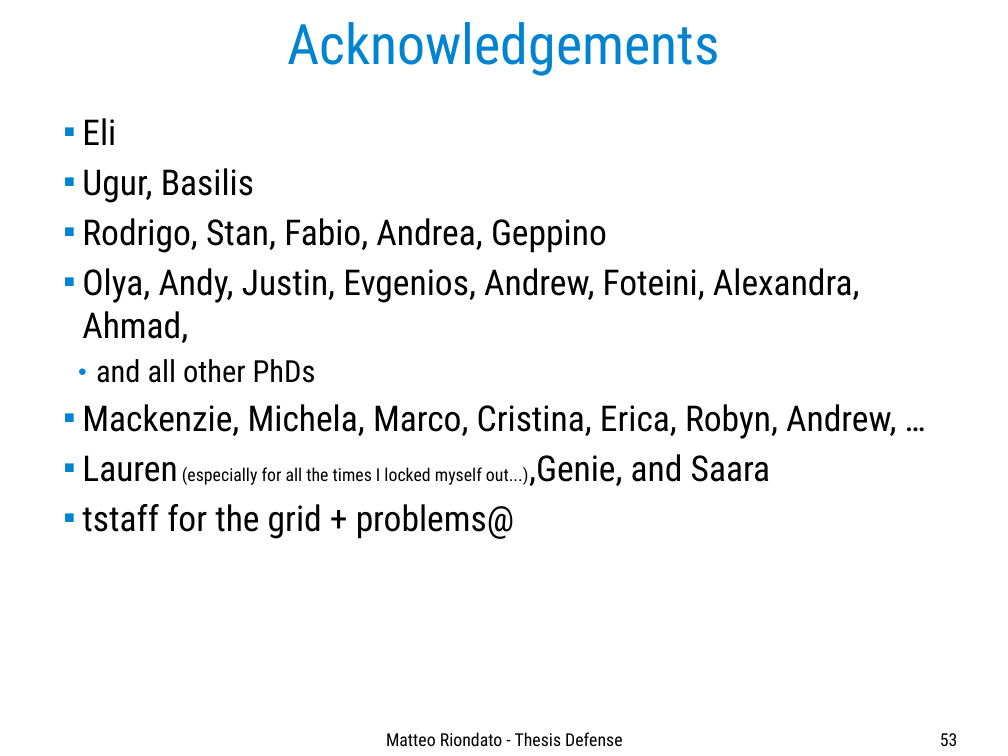
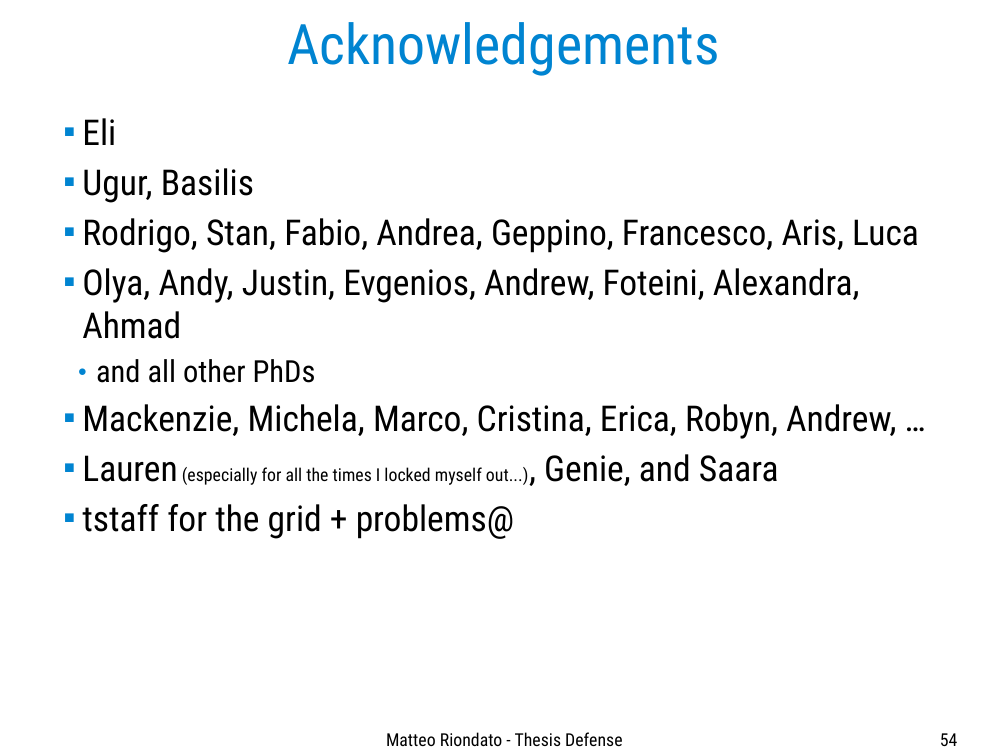
Before and after one commit to ZhizhongIsaacChen/dissertation, a slide deck: slide 54 of defense/Defense-talk.odp (slide 53 before the commit). Drawn at 1008x756 pixels with LibreOffice and Linux fonts; fonts in the diff are those of the drawing. Boxes give left, top, right and bottom in pixels: in the first picture for what was removed or moved away, otherwise in the second. Text is boxed around its words. In the diff, an @@ line names an element or a change of style, - is before the commit and + after.

Commit message:
Some more editing to the presentation.

```diff
--- a/defense/Defense-talk.odp
+++ b/defense/Defense-talk.odp
@@ text at box(82, 218, 919, 339): text changed @@
-  ■ Rodrigo, Stan, Fabio, Andrea, Geppino
-  ■ Olya, Andy, Justin, Evgenios, Andrew, Foteini, Alexandra, Ahmad,
+  ■ Rodrigo, Stan, Fabio, Andrea, Geppino, Francesco, Aris, Luca
+  ■ Olya, Andy, Justin, Evgenios, Andrew, Foteini, Alexandra, Ahmad
@@ text at box(82, 454, 779, 486): spaces changed @@
-  ■ Lauren (especially for all the times I locked myself out...),Genie, and Saara
+  ■ Lauren (especially for all the times I locked myself out...), Genie, and Saara
@@ page number at box(940, 733, 958, 746): text changed @@
-53
+54
```
Also in this commit, not shown: 15 other slides changed, 5 slides added, 4 slides removed.
